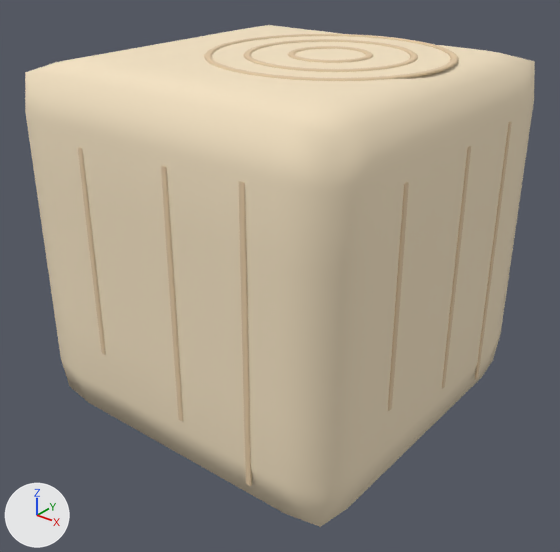
An edit to the OBJ model assets/meshes/TanksBlock.obj, drawn before and after from the same camera.
Rendered twice from a 50 mm lens placed at (10.09, -12.88, 10.86), pointed at (0.14, -0.45, 3.15). Lighting does not change. The marker at lower left points along +X, +Y and +Z. The picture after the commit comes second. Where no turn or scale is listed for an object, it has been applied to the vertices.

The scene before the commit, as lines of its bpy script (objects in view):
```python
me_grain = bpy.data.meshes.new('Grain')
me_grain.from_pydata(...)  # 1320 vertices, 2592 faces; spans x -4.03..4.03, y -4.03..4.03, z 0.6..8.03
me_grain.materials.append(mat_grain)  # beige #e3caa5
me_wood = bpy.data.meshes.new('Wood')
me_wood.from_pydata(...)  # 152 vertices, 300 faces; spans x -4.0..4.0, y -4.0..4.0, z 0.0..8.0
me_wood.materials.append(mat_wood)  # beige #f5e3c4
ob_grain = bpy.data.objects.new('Grain', me_grain)
ob_grain.location = (0.0, 0.0, 0.0)
ob_wood = bpy.data.objects.new('Wood', me_wood)
ob_wood.location = (0.0, 0.0, 0.0)
```
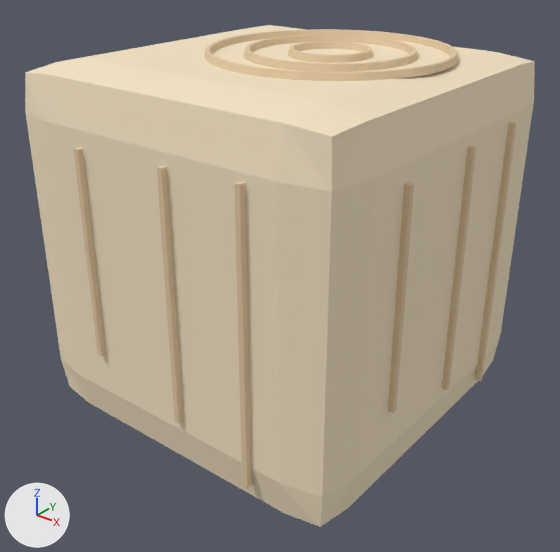
Patch to the scene script:
```diff
--- a/assets/meshes/TanksBlock.obj.py
+++ b/assets/meshes/TanksBlock.obj.py
@@ me_grain @@
 # used by ob_grain; location = (0.0, 0.0, 0.0)
-me_grain.from_pydata(...)  # 1320 vertices, 2592 faces; spans x -4.03..4.03, y -4.03..4.03, z 0.6..8.03
+me_grain.from_pydata(...)  # 1320 vertices, 2592 faces; spans x -4.13..4.13, y -4.13..4.13, z 0.6..8.13
+# me_grain part 1: all 84 vertices in x -1.97..2.27, y -4.03..-4.01, z 0.6..6.8 are moved by (0.0, -0.1, 0.0)
+# me_grain part 2: all 216 vertices in x -1.84..3.24, y -2.04..3.04, z 8.03 are moved by (0.0, 0.0, 0.1)
+# me_grain part 3: all 84 vertices in x 4.01..4.03, y -1.97..2.27, z 0.6..6.8 are moved by (0.1, 0.0, 0.0)
+# other edits to the shape of me_grain do not show in these pictures
 me_grain.materials.append(mat_grain)
@@ me_wood @@
 me_wood.from_pydata(...)  # 152 vertices, 300 faces; spans x -4.0..4.0, y -4.0..4.0, z 0.0..8.0
 # used by ob_wood; location = (0.0, 0.0, 0.0)
+# me_wood part 4: all faces are now shaded flat (300 of 300 changed)
 me_wood.materials.append(mat_wood)
```

What differs and where, as boxes (x1, y1, x2, y2) in the pictures (560 x 552 px; the box of a moved part takes in the faces that stretch with it):
'Grain', reshaped
    before: (78, 34, 512, 486)
    after: (74, 29, 516, 489)
part 1 of me_grain, moved or reshaped
    before: (78, 147, 251, 486)
    after: (74, 147, 251, 489)
part 2 of me_grain, moved or reshaped
    before: (204, 34, 459, 81)
    after: (204, 29, 459, 81)
part 3 of me_grain, moved or reshaped
    before: (388, 122, 512, 411)
    after: (388, 122, 516, 413)
part 4 of me_wood, shading changed
    both: (25, 28, 535, 527)
